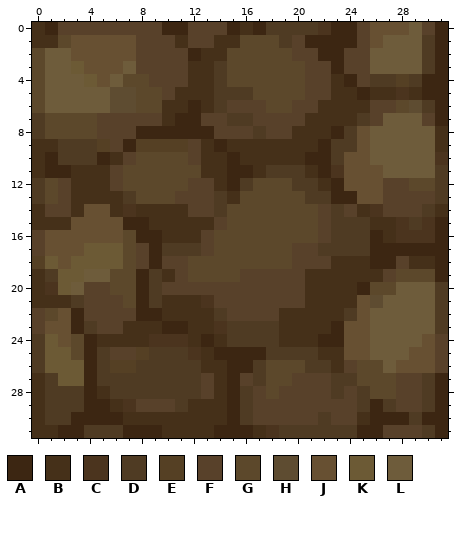
File history of a pixel-art sprite, TurnLock/Assets/World Assets/NewGround.png. Above is the file before it was changed.
The file is 32x32 pixels. Colours within 5 levels of each other are drawn and written as one.
Palette (. is transparent): A #3c2612  B #453019  C #4b341e  D #4f3b23  E #554024  F #58412a  G #5c482b  H #5e4c31  J #675032  K #6c5a35  L #6e5c3b
After:
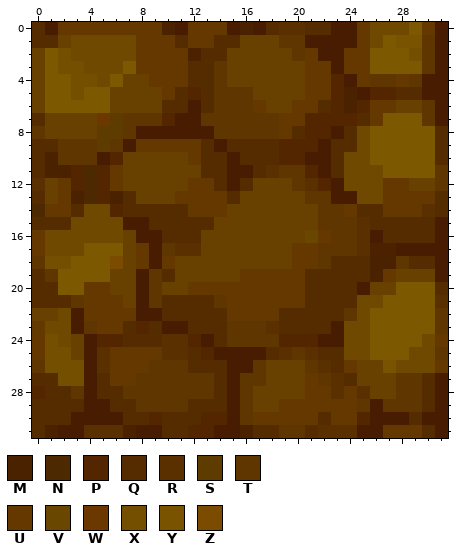
Colours new in this view: M #4b2200  N #4c2900  P #532600  Q #542c00  R #5b3000  S #5e3c00  T #5f3600  U #653800  V #6a4700  W #6b3900  X #744f00  Y #7a5300  Z #7b4c00
The author wrote: Saturated ground textures
Difference:
colour A: #3c2612 -> #471c00
colour G: #5c482b -> #684100
colour J: #675032 -> #704900
colour L: #6e5c3b -> #7c5900
Changed rows in their new state; - is a pixel that keeps its letter.
first column x 0:
 0 Q-UUUUUUUUM-UUU-M-QRRQQ--U----U-
 1 QQ------UUUQUUQQ---TT----U--YYT-
 2 --X-----UUUUMQQ-----TU--UU---XT-
 3 --XX----UUUUQQT------UU-UU----T-
 4 ---XX----UUUQQT------UUP-UTTUT--
 5 ---X--GG--UQPQTTT----UUPM-PPQQ--
 6 ------GG--QQ-QTTTU--UUQPMPUU-GT-
 7 Q----WSTTTP--TTTTTTUUPPPPQU---T-
 8 T----SST------TTTTTUQPP-Q------Q
 9 QQTTTST-UUUUUQ-QQQQPPP-QQ------Q
10 QMTTT-PG----UQQ-QQQPP--Q-------Q
11 QMMPNPU------QQ--QRTTP-Q-------T
12 R-UPNPU-----UUQ-Q---TRP----UU--T
13 Q-UMNPMQ---UUUUQ-----TT----UUUUQ
14 NUUQ--PQQQQQUUU-------TTUQQUUURQ
15 QQQ------QQQQQG-------TTTRQQQQQ-
16 U---------QQQG-------VUTTR-QQQQ-
17 U---LLL-U-TRRG------UUTTTRMM----
18 TXXLLLZ-U-UG--------UUTQQQMMTQQ-
19 QTLL-----TQG----UUUUUQQQQQMU----
20 QQL-UU---TGGUUUUUUUUUQQQQ------Q
21 QQQTUUU--TQQQQTUUUUUUQQQQ-J----R
22 G---UUUU--QQQQQUUUUQQQQQT------T
23 U---TUUQPQ--QQQTTTRQQQQ--------T
24 UX---PPQQQRRP-QTTTTPPP---------U
25 UXX--RUUUURRQP----QRTRQQ-------T
26 TXXX-RUUUTTTQQQ--T---TRQU--Y---U
27 QQXX-QUUTTTTTTQ-TT--GUTRQ---TTQ-
28 PQQT-QQTTTTTTTQ-TG-GGUURUR--TTQ-
29 QQQQ--QQTTTTQQQ-TGGUUUUUUT-TTTQ-
30 QQQ----QQPQQQPP-TUUUUUQUUP---Q--
31 QM--RRRM--QQPP--MQQTTQRRR--UUUQ-
Boxes around the changes in both pictures, in picture pixels (x1, y1, x2, y2):
changed: (32, 22, 448, 438)
